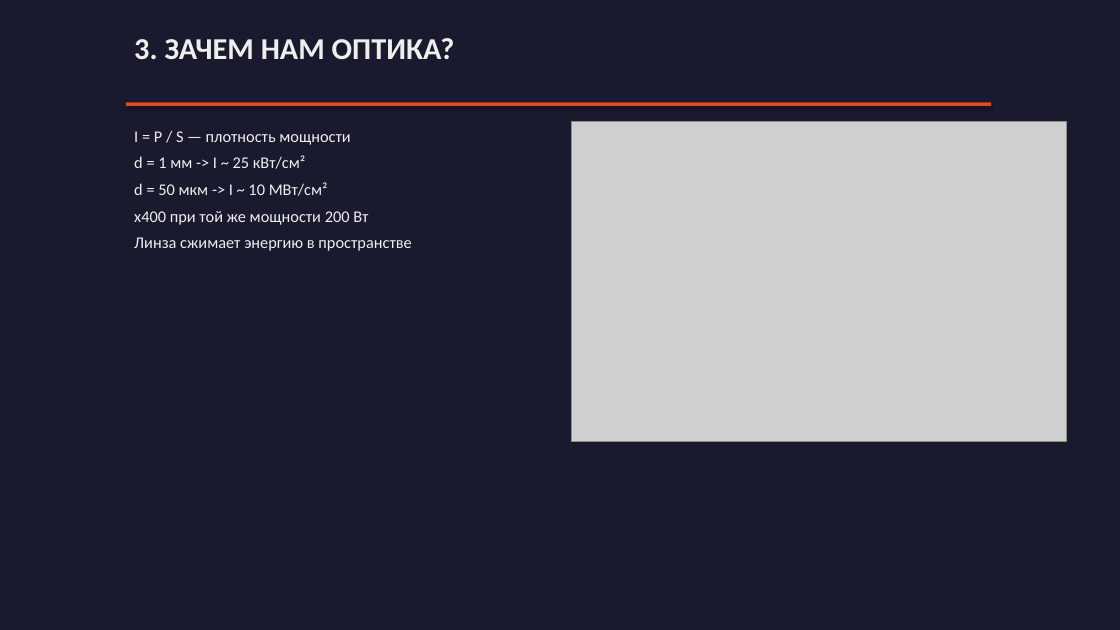
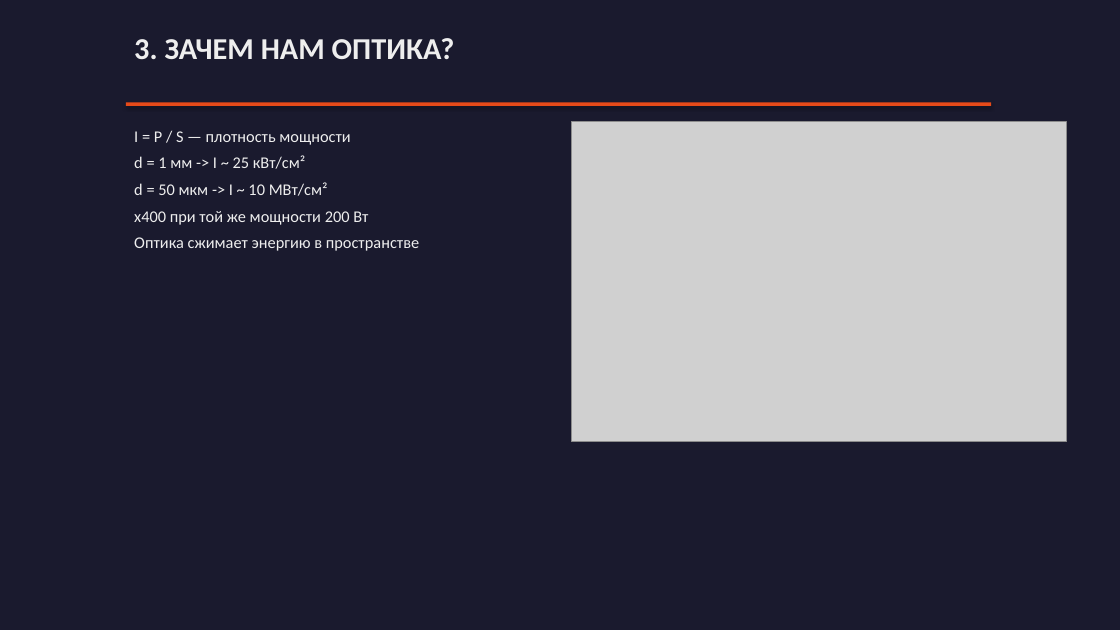
Before and after one commit to Evgeniy-makdak/Lecture-5, a slide deck: slide 3 of Лекция_5_Геометрическая_оптика.pptx. Drawn at 1120x630 pixels with LibreOffice and Linux fonts; fonts in the diff are those of the drawing; grey boxes stand for pictures. Boxes give left, top, right and bottom in pixels: in the first picture for what was removed or moved away, otherwise in the second. Text is boxed around its words. In the diff, an @@ line names an element or a change of style, - is before the commit and + after.

```diff
--- a/Лекция_5_Геометрическая_оптика.pptx
+++ b/Лекция_5_Геометрическая_оптика.pptx
@@ text at [134, 237, 419, 251]: text changed @@
-Линза сжимает энергию в пространстве
+Оптика сжимает энергию в пространстве
```
Also in this commit, not shown: 4 other slides changed, 4 slides added, 2 slides removed, 4 other files.
